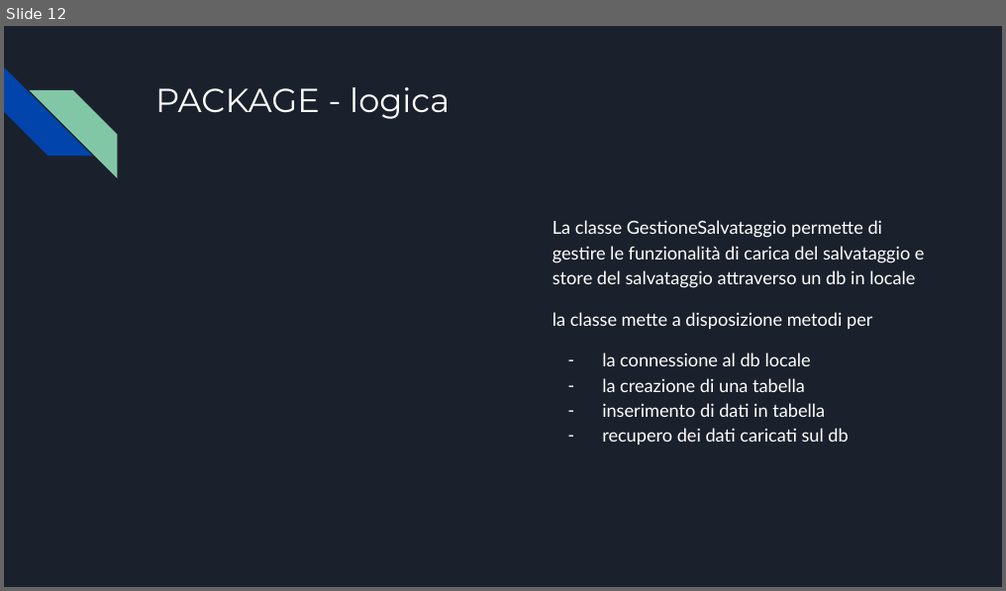
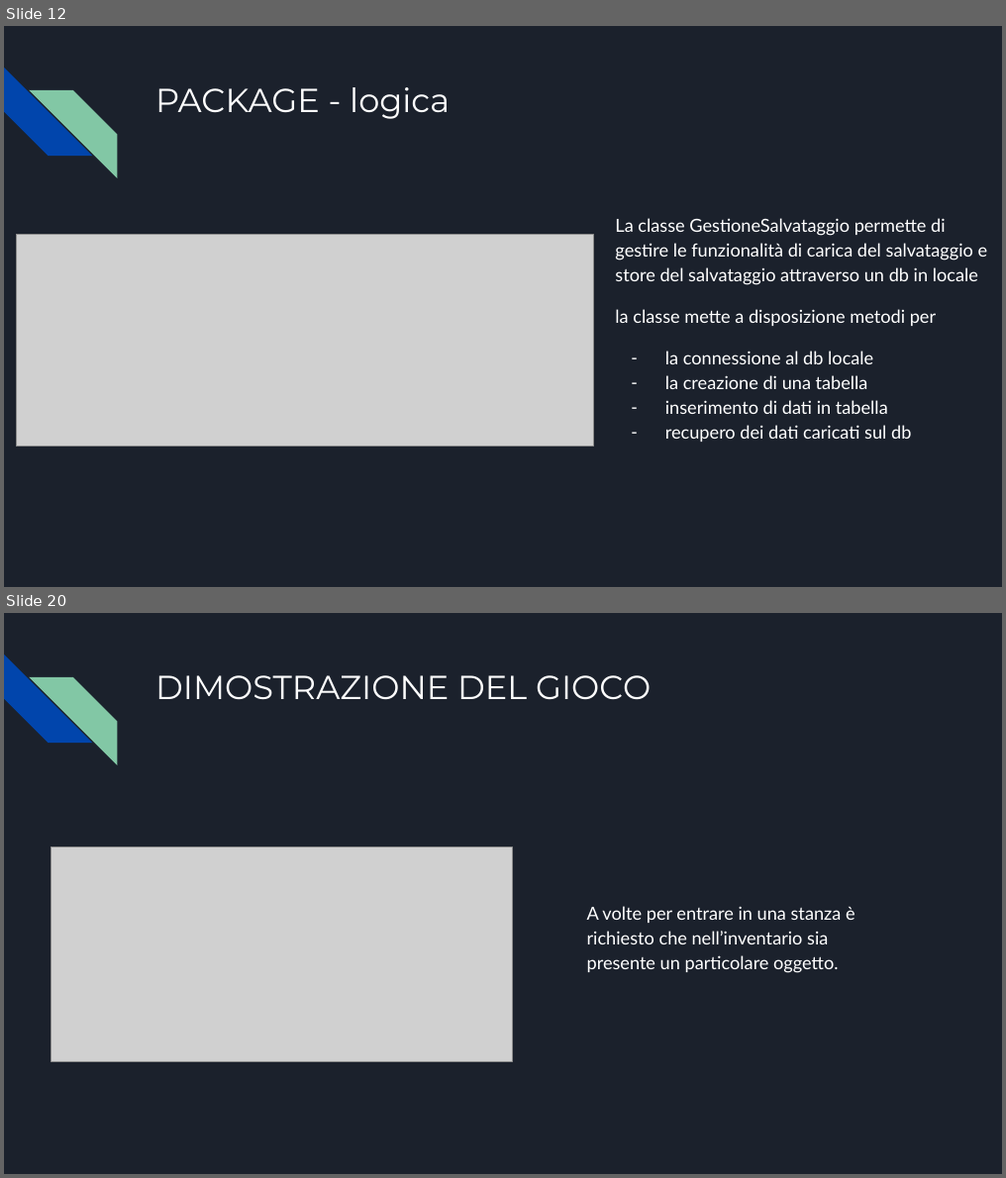
Before and after one commit to vitomarzocca/Esame-MAP, a slide deck: Presentazione senza titolo.pptx. Shown one above the other, each under a label of ours: slide 12 before the commit, slides 12 and 20 after it; the slides between them are not shown. The pictures are 1006x591 and 1006x1178 pixels, drawn with LibreOffice and Linux fonts; fonts in the diff are those of the drawing; grey boxes stand for pictures. Boxes give left, top, right and bottom in pixels: in the first picture for what was removed or moved away, otherwise in the second. Text is boxed around its words. In the diff, an @@ line names an element or a change of style, - is before the commit and + after.

```diff
--- a/Presentazione senza titolo.pptx
+++ b/Presentazione senza titolo.pptx
@@ slide 20 added at (4,613,1002,1174), background #1B212C; not listed: 2 template elements that a slide beside it also shows @@
@@ title added at (155,675,650,700), 24 pt, text #FFFFFF @@
+DIMOSTRAZIONE DEL GIOCO
@@ picture added at (51,848,512,1062) @@
@@ text added at (587,906,855,973), 13 pt, text #FFFFFF @@
+A volte per entrare in una stanza è richiesto che nell’inventario sia presente un particolare oggetto.
@@ slide 12 changed as well @@
@@ text "La classe GestioneSalvataggio permette di ...": place and size @@
-text "La classe GestioneSalvataggio permette di ..." at (552,220,925,445)
+text "La classe GestioneSalvataggio permette di ..." at (615,218,988,442)
@@ picture added at (16,235,594,446) @@
```
Also in this commit, not shown: 10 other slides changed, 8 other slides added, 4 other files.
